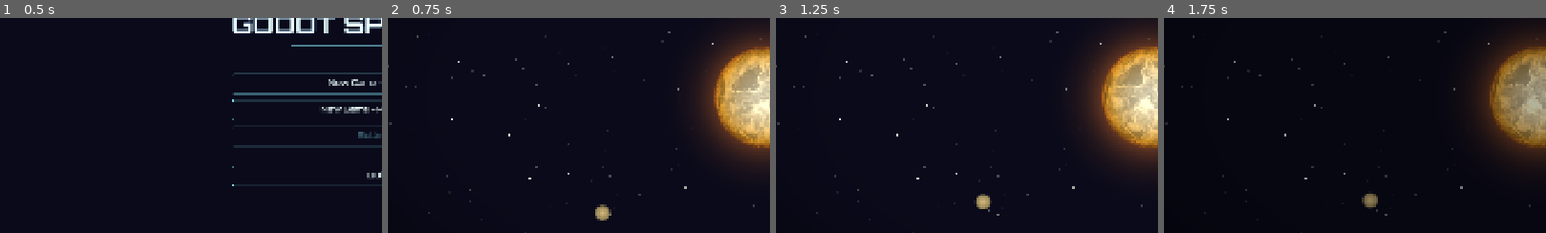
Above: before the commit, frames 1-4 (left to right).
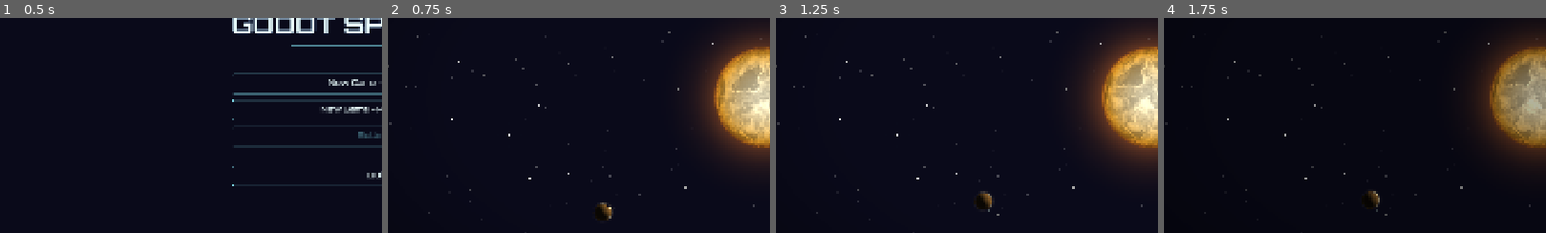
Above: after the commit, the same moments.

Repository: avantgardian/godot-space-idle
Game: Godot game, scene res://scenes/main_menu.tscn
Same seed, same stepped clock (60 frames per second), same inputs: the game is played once before the commit and once after it.
Inputs:
- Up to frame 1 (0.5 s): no input
- Up to frame 2 (0.75 s): click "New Game - Sandbox" at 0.5 s
- Up to frame 3 (1.25 s): no input
- Up to frame 4 (1.75 s): click "Pause" at 1.25 s
The pictures show only the part of the screen within x 1-51%, y 32-82%; the shares and areas given below are measured in that part.

Frame 1 is identical in both runs. In frame 2, 0.3% of the frame differs, in the area x 54-59%, y 85-95%; in frame 3, 0.3%; in frame 4, 0.3%.

Commit message:
feat(planets): greenhouse biome shader — Venus (#105)
Builds on #102 (shader plumbing), #103 (PlanetPalette), #104 (rocky
biome-branch pattern) to ship Venus as a textbook greenhouse planet:
the entire disk is animated high-altitude sulfuric cloud tops, no
underlying regolith visible anywhere.

Shader additions (shaders/planet_surface.gdshader):
- New u_biome_mode = 2 (BIOME_GREENHOUSE) branch.
- Cloud deck: 4-octave fbm sampled at (lon, warped_lat) where
  warped_lat = lat + sin(lon * u_cloud_swirl_freq) * u_cloud_swirl_amp,
  giving the latitudinal shear that fakes differential cloud rotation.
  Color mixed between u_venus_cloud_hi (bright zones) and
  u_venus_cloud_lo (dark troughs) via smoothstep driven by
  u_cloud_contrast.
- Optional hot-glow leak: 3 deterministic spot positions derived from
  u_seed via hash21, each with a 0.12-rad angular radius. Blends toward
  u_lava_color when within the radius. Gated by u_surface_lava_leak > 0
  — the entire acos() branch is skipped when disabled (matches the
  issue's 'no-op when disabled' criterion).
- Additive limb brighten (separate from u_limb darkening): a new
  u_limb_brighten uniform contributes pow(1-mu, 2) extra base color
  multiplied by lighting. On Venus (limb_brighten=0.3) the limb reads
  brighter than disk center, opposite of Mercury/Mars limb darkening.

OrbitalBody plumbing:
- New const BIOME_GREENHOUSE := 2; _get_biome_mode matches &"greenhouse".
- 5 new @export fields: cloud_swirl_amp, cloud_swirl_freq,
  cloud_contrast, limb_brighten, surface_lava_leak. All default inert.
- 3 new overridable getters: _get_greenhouse_cloud_hi/_lo,
  _get_lava_color — default to PAL.VENUS_* tokens so subclasses can
  override for variants (e.g. future random hothouse presets).
- _apply_planet_shader pushes u_venus_cloud_hi/lo, u_lava_color, and
  the 5 tuning uniforms.

Venus opt-in (scripts/venus.gd):
- use_shader=true, planet_type=&"greenhouse", rotation_rate=0.02
  (slow retrograde — disk features drift over minutes).
- cloud_swirl_amp=0.15, cloud_swirl_freq=6.0, cloud_contrast=0.6,
  limb_brighten=0.3 (subtle), surface_lava_leak=0.0 (off).
- atm_color = PAL.ATM_RIM_VENUS — yellow sulfuric limb via #110
  atmosphere rim glow.
- Override _get_greenhouse_cloud_hi/_lo -> PAL.VENUS_CLOUD_HI/LO.

No new inline Color literals — all biome colors pull from PlanetPalette.
Non-greenhouse biomes remain pixel-identical (BIOME_NONE / BIOME_ROCKY
branches unchanged).

Diff:
--- a/scripts/orbital_body.gd
+++ b/scripts/orbital_body.gd
@@ -37,6 +37,14 @@
 @export var crater_size_max_deg: float = 9.0
 @export var polar_cap_lat_deg: float = 0.0
 @export var polar_softness: float = 0.1
+
+# Greenhouse biome params (#105). All default to inert values; per-planet
+# scripts (e.g. Venus) opt in via planet_type = &"greenhouse".
+@export var cloud_swirl_amp: float = 0.15
+@export var cloud_swirl_freq: float = 6.0
+@export var cloud_contrast: float = 0.6
+@export var limb_brighten: float = 0.0
+@export var surface_lava_leak: float = 0.0
 
 # Atmosphere rim glow (#110). Per-planet scripts opt in by setting
 # atm_color to a non-transparent PlanetPalette token. Default alpha 0
@@ -53,8 +61,9 @@
 var _planet_time: float = 0.0
 var _shader_mat: ShaderMaterial
 
-const BIOME_NONE  := 0
-const BIOME_ROCKY := 1
+const BIOME_NONE       := 0
+const BIOME_ROCKY      := 1
+const BIOME_GREENHOUSE := 2
 const _MAX_CRATERS := 16
 
 var _crater_lats: Array[float] = []
@@ -151,6 +160,19 @@
 	_shader_mat.set_shader_parameter("u_polar_softness", polar_softness)
 	var polar_col := _get_polar_cap_color()
 	_shader_mat.set_shader_parameter("u_polar_cap_color", Vector3(polar_col.r, polar_col.g, polar_col.b))
+	# Greenhouse biome (#105) uniforms. Defaults are inert (no limb brighten,
+	# no lava leak) so non-greenhouse planets see no change.
+	var v_hi := _get_greenhouse_cloud_hi()
+	var v_lo := _get_greenhouse_cloud_lo()
+	_shader_mat.set_shader_parameter("u_venus_cloud_hi", Vector3(v_hi.r, v_hi.g, v_hi.b))
+	_shader_mat.set_shader_parameter("u_venus_cloud_lo", Vector3(v_lo.r, v_lo.g, v_lo.b))
+	_shader_mat.set_shader_parameter("u_cloud_swirl_amp", cloud_swirl_amp)
+	_shader_mat.set_shader_parameter("u_cloud_swirl_freq", cloud_swirl_freq)
+	_shader_mat.set_shader_parameter("u_cloud_contrast", cloud_contrast)
+	_shader_mat.set_shader_parameter("u_limb_brighten", limb_brighten)
+	_shader_mat.set_shader_parameter("u_surface_lava_leak", surface_lava_leak)
+	var lava_col := _get_lava_color()
+	_shader_mat.set_shader_parameter("u_lava_color", Vector3(lava_col.r, lava_col.g, lava_col.b))
 	# Crater uniforms seeded in _seed_craters; zeros here as placeholders.
 	_shader_mat.set_shader_parameter("u_crater_count", 0)
 	_sprite.material = _shader_mat
@@ -161,6 +183,7 @@
 func _get_biome_mode() -> int:
 	match planet_type:
 		&"rocky": return BIOME_ROCKY
+		&"greenhouse": return BIOME_GREENHOUSE
 		_:
 			return BIOME_NONE
 
@@ -172,6 +195,15 @@
 
 func _get_polar_cap_color() -> Color:
 	return PAL.ROCKY_MARS_ICE
+
+func _get_greenhouse_cloud_hi() -> Color:
+	return PAL.VENUS_CLOUD_HI
+
+func _get_greenhouse_cloud_lo() -> Color:
+	return PAL.VENUS_CLOUD_LO
+
+func _get_lava_color() -> Color:
+	return PAL.VENUS_SURFACE_LAVA
 
 func _seed_craters(seed_val: int):
 	_crater_lats.clear()
--- a/scripts/venus.gd
+++ b/scripts/venus.gd
@@ -1,12 +1,24 @@
 extends OrbitalBody
 
 var planet_name: String = "Venus"
-var planet_color: Color = Color(0.95, 0.85, 0.5)
+var planet_color: Color = Color(0.95, 0.85, 0.5, 1.0)
 @export var collision_flash: float = 0.8
 @export var collision_ring_color: Color = Color(1, 0.8, 0.4, 0.6)
 @export var collision_ring_width: float = 3.0
 @export var collision_ring_segments: int = 64
 @export var collision_ring_timer: float = 1.2
+
+func _ready():
+	use_shader = true
+	planet_type = &"greenhouse"
+	rotation_rate = 0.02  # very slow retrograde feel
+	cloud_swirl_amp = 0.15
+	cloud_swirl_freq = 6.0
+	cloud_contrast = 0.6
+	limb_brighten = 0.3
+	surface_lava_leak = 0.0
+	atm_color = PAL.ATM_RIM_VENUS
+	super()
 
 func _get_planet_texture_size() -> int:
 	return 44
@@ -17,3 +29,9 @@
 	if t > 0.8:
 		alpha = 1.0 - (t - 0.8) / 0.2
 	return Color(0.85 * b, 0.75 * b, 0.5 * b, alpha)
+
+func _get_greenhouse_cloud_hi() -> Color:
+	return PAL.VENUS_CLOUD_HI
+
+func _get_greenhouse_cloud_lo() -> Color:
+	return PAL.VENUS_CLOUD_LO
--- a/shaders/planet_surface.gdshader
+++ b/shaders/planet_surface.gdshader
@@ -19,8 +19,8 @@
 uniform float u_noise_scale = 4.0;
 uniform float u_noise_amp   : hint_range(0.0, 1.0) = 0.15;
 
-// Biome selector. 0 = none (use u_base_color path), 1 = rocky (#104).
-// Subsequent biomes will add 2..N.
+// Biome selector. 0 = none (use u_base_color path), 1 = rocky (#104),
+// 2 = greenhouse (#105).
 uniform int u_biome_mode = 0;
 
 // Rocky biome uniforms (#104).
@@ -34,6 +34,16 @@
 uniform float u_polar_cap_lat  : hint_range(0.0, 1.5708) = 0.0;  // 0 = no caps
 uniform float u_polar_softness : hint_range(0.01, 0.5) = 0.1;
 uniform vec3  u_polar_cap_color = vec3(0.90, 0.85, 0.80);
+
+// Greenhouse biome uniforms (#105).
+uniform vec3  u_venus_cloud_hi = vec3(0.95, 0.85, 0.55);
+uniform vec3  u_venus_cloud_lo = vec3(0.65, 0.45, 0.20);
+uniform float u_cloud_swirl_amp   : hint_range(0.0, 0.5) = 0.15;
+uniform float u_cloud_swirl_freq  : hint_range(1.0, 16.0) = 6.0;
+uniform float u_cloud_contrast    : hint_range(0.0, 1.0) = 0.6;
+uniform float u_limb_brighten     : hint_range(0.0, 1.0) = 0.0;   // additive limb brighten (greenhouse only)
+uniform float u_surface_lava_leak  : hint_range(0.0, 1.0) = 0.0;   // 0 = no leak
+uniform vec3  u_lava_color = vec3(0.60, 0.15, 0.05);
 
 float hash21(vec2 p) {
 	p = fract(p * vec2(0.1031, 0.1030));
@@ -155,6 +165,44 @@
 				cap_mask *= smoothstep(0.3, 0.7, fray);
 				base = mix(base, u_polar_cap_color, cap_mask * 0.85);
 			}
+		} else if (u_biome_mode == 2) {
+			// Greenhouse (#105). The surface IS the cloud tops — no regolith
+			// visible anywhere on the disk.
+			float warp = sin(lon * u_cloud_swirl_freq) * u_cloud_swirl_amp;
+			float warped_lat = lat + warp;
+			float cloud_val = fbm(vec2(lon, warped_lat) * 2.5 + seed_off);
+			float c = u_cloud_contrast * 0.5;
+			float cloud_t = smoothstep(0.5 - c, 0.5 + c, cloud_val);
+			base = mix(u_venus_cloud_lo, u_venus_cloud_hi, cloud_t);
+
+			// Optional hot-glow leak (off by default — Venus's surface is
+			// never actually visible through the cloud deck). 3 deterministic
+			// spot positions derived from u_seed via hash21. Gated by
+			// u_surface_lava_leak > 0 so the entire branch is a no-op (and
+			// skips the acos work) when disabled.
+			if (u_surface_lava_leak > 0.0) {
+				float s1 = hash21(vec2(float(u_seed) * 0.137, 1.7));
+				float s2 = hash21(vec2(float(u_seed) * 0.319, 2.3));
+				float s3 = hash21(vec2(float(u_seed) * 0.523, 3.1));
+				float s4 = hash21(vec2(float(u_seed) * 0.731, 4.4));
+				float s5 = hash21(vec2(float(u_seed) * 0.913, 5.7));
+				float s6 = hash21(vec2(float(u_seed) * 0.197, 6.9));
+				float la1 = (s1 - 0.5) * 2.4;
+				float lo1 = (s2 - 0.5) * 6.2832;
+				float la2 = (s3 - 0.5) * 2.4;
+				float lo2 = (s4 - 0.5) * 6.2832;
+				float la3 = (s5 - 0.5) * 2.4;
+				float lo3 = (s6 - 0.5) * 6.2832;
+				vec3 lp1 = vec3(cos(la1) * sin(lo1), sin(la1), cos(la1) * cos(lo1));
+				vec3 lp2 = vec3(cos(la2) * sin(lo2), sin(la2), cos(la2) * cos(lo2));
+				vec3 lp3 = vec3(cos(la3) * sin(lo3), sin(la3), cos(la3) * cos(lo3));
+				float lava_r = 0.12;
+				float leak1 = smoothstep(lava_r, 0.0, acos(clamp(dot(n, lp1), -1.0, 1.0)));
+				float leak2 = smoothstep(lava_r, 0.0, acos(clamp(dot(n, lp2), -1.0, 1.0)));
+				float leak3 = smoothstep(lava_r, 0.0, acos(clamp(dot(n, lp3), -1.0, 1.0)));
+				float leak = max(leak1, max(leak2, leak3)) * u_surface_lava_leak;
+				base = mix(base, u_lava_color, leak * 0.7);
+			}
 		} else {
 			// Default (#102) path — base color tinted +/- u_noise_amp by fbm.
 			float noise_val = fbm(vec2(lon, lat) * u_noise_scale + seed_off);
@@ -163,9 +211,18 @@
 			           noise_val);
 		}
 
+		// Additive limb brighten for greenhouse biomes (Venus photographs
+		// brighter at the limb because we're looking through a longer column
+		// of scattering cloud). Scaled by lighting so the brighten picks up
+		// the ambient floor on the night side.
+		float limb_brighten_amount = 0.0;
+		if (u_biome_mode == 2 && u_limb_brighten > 0.0) {
+			limb_brighten_amount = u_limb_brighten * pow(1.0 - mu, 2.0);
+		}
+
 		// Night-side ambient-ish glow uses base color so the silhouette still
 		// reads in the planet's own hue (Mars red, Mercury grey).
-		vec3 col = base * lighting * limb + base * night_rim;
+		vec3 col = base * lighting * limb + base * night_rim + base * limb_brighten_amount * lighting;
 		COLOR = vec4(col, tex.a * edge_aa);
 	}
 }
Not shown, added: shaders/atmosphere_rim.gdshader.uid
